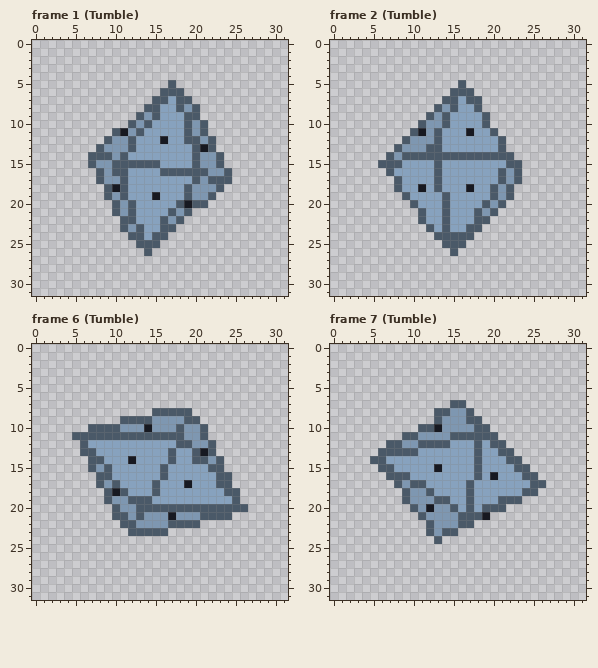
One commit to this pixel-art file: assets/source/aseprite/rolls/d10.aseprite. Above, as it was before the edit.
32x32 pixels, 24 frames. Colours within 5 levels of each other are drawn and written as one. Shown: frame 1 (Tumble), frame 2 (Tumble), frame 6 (Tumble), frame 7 (Tumble). The commit also changed other frames, which this record leaves out.
Once edited:
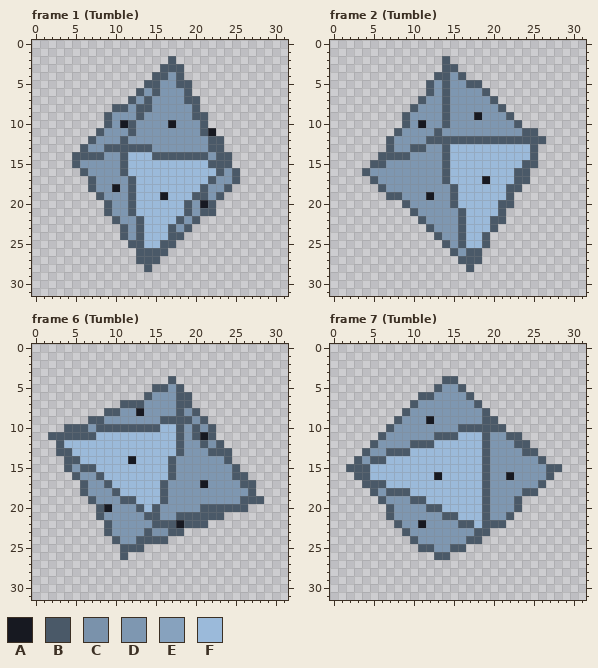
Palette (. is transparent): A #171921  B #4a5968  C #7a92ab  D #7e97b1  E #87a2be  F #9bbada
The edit:
Changed rows in their new state; - is an unchanged pixel.
Frame 1 (Tumble):
first column x 5:
 2 ------------B--------
 3 -----------BBB-------
 4 ----------BBDB-------
 5 ---------BBDDBB------
 6 --------BDBDDDB------
 7 -------BDBDDDD-B-----
 8 -----BBDB-DDDD-------
 9 ----BDDD--DDDDD-B----
10 ----BDA--DDDADD------
11 ---BDDDBDDDDDDD--A---
12 --BDD-BDDDDDDDDD--B--
13 -BDDBBB-BBDDDDDDD-B--
14 BB--D--FFFBBBBB-B--B-
15 BDD--D-FFFFFFFFFFB-B-
16 -BDD-D-FFFFFFFFFFFBDB
17 --BD--DBFFFFFFFFF-DDB
18 --BDD-DBFFFFFFFFB-DB-
19 ---BD-DBFFFAFFFBBDB--
20 ----BD--FFFFFFBDAB---
21 ----BD--FFFFFF-DBB---
22 -----BDDBFFFF-DB-----
23 ---------FFF-DB------
24 ------BD-FFFBB-------
25 -------B-FFBB--------
26 --------B-BB---------
27 --------BBB----------
28 ---------B-----------
Frame 2 (Tumble):
first column x 4:
 2 ----------B------------
 3 ----------BB-----------
 4 ---------BBDB----------
 5 --------BDBDDBB--------
 6 --------BDBDDDDB-------
 7 -------BDD-DDDDDB------
 8 ------BDDDBDDDDDDB-----
 9 -----BDDD--DDDADDDB----
10 -----BDA---DDDDDDDDB---
11 ----BDDD--DDDDDDDDDDBB-
12 ---BDD--B-BBBBBBB-BBBBB
13 ---BD-BBDDBFFFFFFFFFFB-
14 --B-B-DDDD-FFFFFFFFFFB-
15 -B-DDDDDDDBFFFFFFFFFBB-
16 BDDDDDDDDDBFFFFFFFF-B--
17 -BDDDDDDDDBFFFFAFFF-B--
18 --BDDDDDDDDBFFFFFF-B---
19 ---BBDDDADDBFFFFFF-----
20 -----BDDDDDBFFFFF-B----
21 ------BDDDDDBFFFFB-----
22 --------DDDDBFFFBB-----
23 ---------DDDBFFFB------
24 ----------DD-FFB-------
25 -----------D-FFB-------
26 ------------DBB--------
27 ------------BBB--------
28 -------------B---------
Frame 6 (Tumble):
first column x 2:
 4 ---------------B-----------
 5 -------------BBDB----------
 6 ------------BDDDBB---------
 7 ---------BBBDDDDBB---------
 8 -------BBDDADDDD-CB--------
 9 -----BBDDDDDD-BBB-CB-------
10 --BBBD---BBBBBFF--BCB------
11 BBB---FFFFFFFFFF--BAB------
12 -BFFFFFFFFFFFFFF-D-BCB-----
13 -BBFFFFFFFFFFFFFBDDD-BB----
14 --BBFFFFFF-FFFF-DDDD-DB----
15 --BDB-FFFFFFFFFBDDDDDDDB---
16 ---BDD-FFFFFFFFBDDDDDDDBB--
17 ----BDDBFFFFFFBDDDDADDDDBB-
18 ----BDDDBFFFFFBDDDDDDDDDDB-
19 -----BDD-B-FFFBDDDDDDDDDBBB
20 ------BAD---F-DDDDD--------
21 ------BDDD-DBB-DBBB---.----
22 -------BDDD--BB-A--B-------
23 -------BDDDD-CCBB----------
24 --------BDDBBBB------------
25 ---------BBB---------------
26 ---------B-----------------
Frame 7 (Tumble):
first column x 2:
 4 ------------BB-------------
 5 -----------BDDB------------
 6 ---------BBDDDDB-----------
 7 --------BDDDDDDDB----------
 8 -------BDDDDD--DDB---------
 9 ------BDDDAD---DDBB--------
10 -----BDDDDDD--BB--BB-------
11 ----BDDDD--BB-FFF-DDBB-----
12 ---BDDD-B--FFFFFFBDDDBB----
13 --BDD---FFFFFFFFFBDDDDBB---
14 -BD--FFFFFFFFFFFFBDDDDDDB--
15 BBBFFFFFFFFFFFFFFBDDDDDDDBB
16 -BBFFFFFFFFAFFFFFBDDADDDDB-
17 --BBBFFFFFFFFFFFFBDDDDDD---
18 ---BDBB-FFFFFFFFFBDDDD-----
19 ----BDDDBBFFFFFFFBDDD------
20 -----BDDD-BBFFFFF-DDDB-----
21 -----BDDDD--BBFFFBDDB------
22 ------BDDAD-----FBBB-------
23 -------BDDD-DDDDBB---------
24 --------BDDDDDDBB----------
25 ---------BBDDBB------------
26 -----------BB--------------
Boxes around the changes in both pictures, in picture pixels (x1, y1, x2, y2):
changed: (72, 56, 240, 272)
changed: (362, 56, 546, 272)
changed: (48, 376, 264, 560)
changed: (346, 376, 562, 560)
